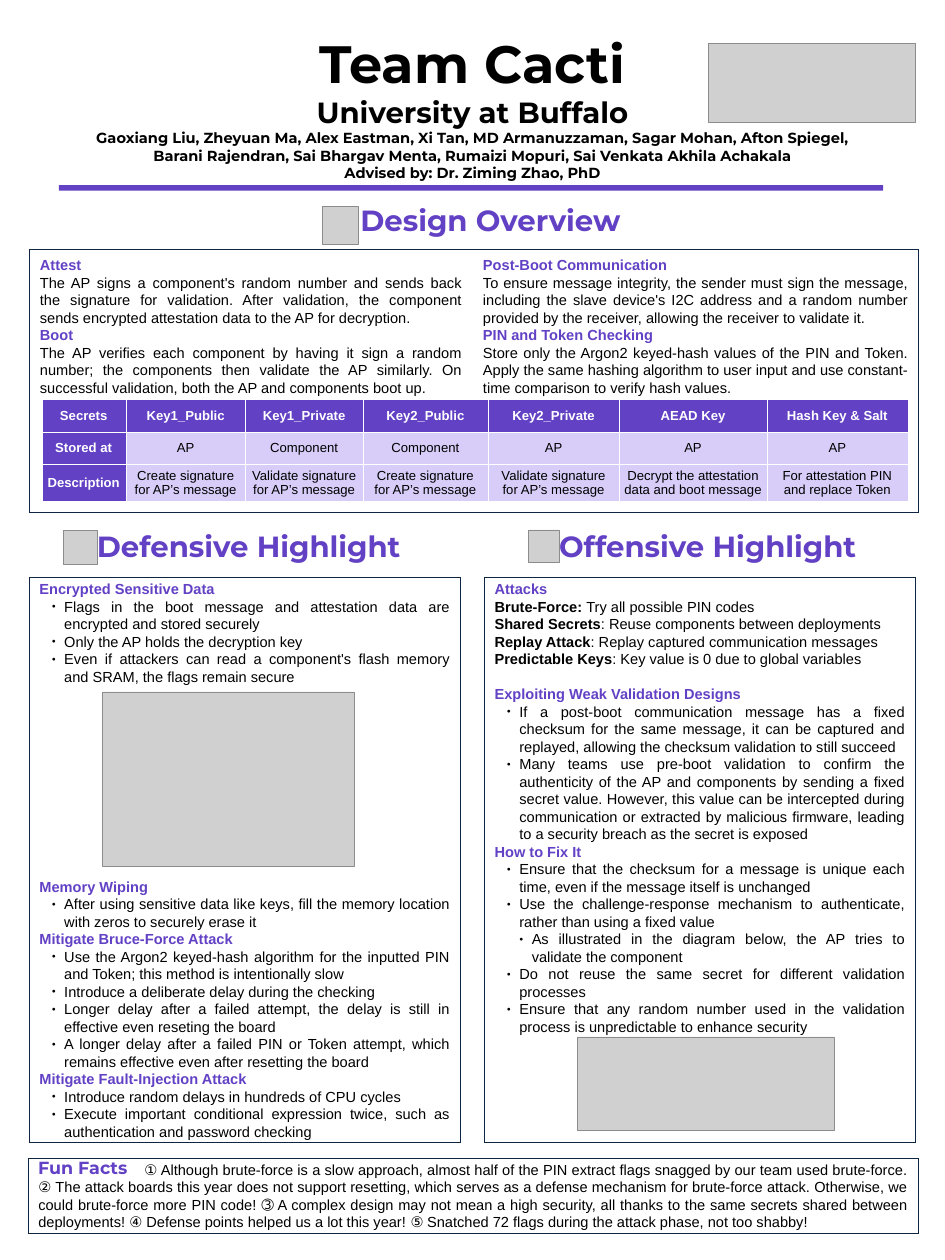
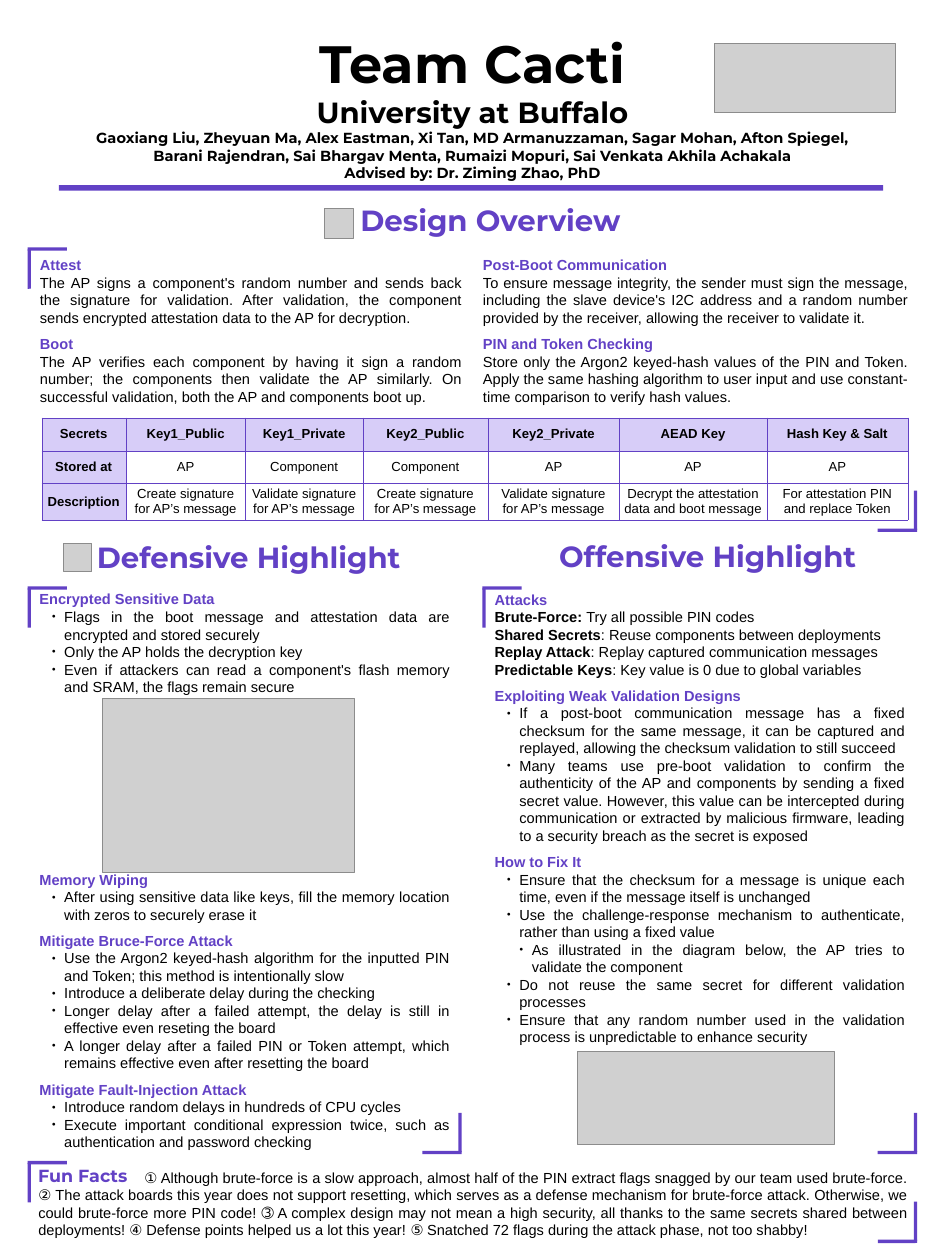
Before and after one commit to CactiLab/2024-ectf-ub-cacti-design, a slide deck: slide 1 of poster/2024 eCTF Poster Template (copy).pptx. Drawn at 945x1260 pixels with LibreOffice and Linux fonts; fonts in the diff are those of the drawing; grey boxes stand for pictures; background and template pictures are left out. Boxes give left, top, right and bottom in pixels: in the first picture for what was removed or moved away, otherwise in the second. Text is boxed around its words. In the diff, an @@ line names an element or a change of style, - is before the commit and + after.

Commit message:
poster

```diff
--- a/poster/2024 eCTF Poster Template (copy).pptx
+++ b/poster/2024 eCTF Poster Template (copy).pptx
@@ picture: place and size @@
-picture at (708, 44, 916, 122)
+picture at (715, 44, 895, 112)
@@ picture: place and size @@
-picture at (322, 206, 358, 245)
+picture at (324, 208, 353, 238)
@@ line added from (27, 249) to (67, 249), #6241C5 4.51 pt @@
@@ text "Attest" rewrapped from (40, 260, 462, 396) to (40, 260, 462, 405) @@
@@ rectangle removed at (29, 249, 919, 512) @@
@@ line added from (29, 249) to (29, 289), #6241C5 4.51 pt @@
@@ text "Post-Boot Communication" rewrapped from (483, 259, 908, 396) to (483, 259, 908, 405) @@
@@ table at (41, 418, 907, 520) @@
@@ fill #6241C5 to #D7CDF8 in 9 cells @@
@@ fill #D7CDF8 to #FFFFFF in 12 cells @@
@@ text colour #FFFFFF to #000000 in "Secrets", "Key1_Public", "Key1_Private", "Key2_Public" and 5 more places @@
@@ borders changed @@
@@ table: place and size @@
-table at (41, 399, 907, 501)
+table at (41, 418, 907, 520)
@@ line added from (916, 530) to (916, 490), #6241C5 4.51 pt @@
@@ picture removed at (529, 530, 560, 562) @@
@@ line added from (917, 530) to (878, 530), #6241C5 4.51 pt @@
@@ picture: place and size @@
-picture at (64, 531, 97, 565)
+picture at (64, 543, 92, 572)
@@ line added from (28, 588) to (67, 588), #6241C5 4.51 pt @@
@@ 6 texts: place and size @@
-6 texts at (28, 530, 919, 1233)
+6 texts at (38, 544, 907, 1238)
@@ outline #0E2641 0.75 pt to none in 3 elements at (38, 1172, 907, 1238), (495, 594, 905, 1045), (39, 593, 450, 1150) @@
@@ line added from (29, 589) to (29, 628), #6241C5 4.51 pt @@
@@ line added from (482, 588) to (522, 588), #6241C5 4.51 pt @@
@@ line added from (484, 589) to (484, 628), #6241C5 4.51 pt @@
@@ picture: place and size @@
-picture at (102, 692, 354, 866)
+picture at (102, 698, 354, 873)
@@ picture: place and size @@
-picture at (578, 1037, 835, 1130)
+picture at (578, 1052, 835, 1144)
@@ line added from (460, 1152) to (460, 1113), #6241C5 4.51 pt @@
@@ line added from (916, 1152) to (916, 1113), #6241C5 4.51 pt @@
@@ line added from (28, 1162) to (67, 1162), #6241C5 4.51 pt @@
@@ line added from (29, 1163) to (29, 1202), #6241C5 4.51 pt @@
@@ line added from (461, 1152) to (422, 1152), #6241C5 4.51 pt @@
@@ line added from (917, 1152) to (878, 1152), #6241C5 4.51 pt @@
@@ line added from (916, 1241) to (916, 1202), #6241C5 4.51 pt @@
@@ line added from (917, 1241) to (878, 1241), #6241C5 4.51 pt @@
```
Also in this commit, not shown: 1 other file.
